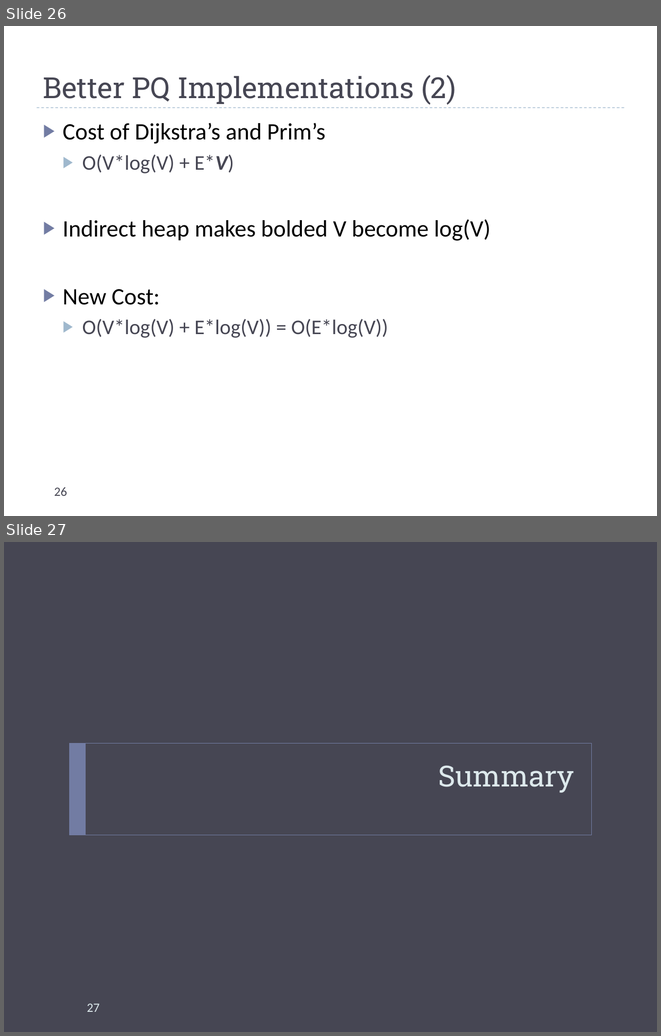
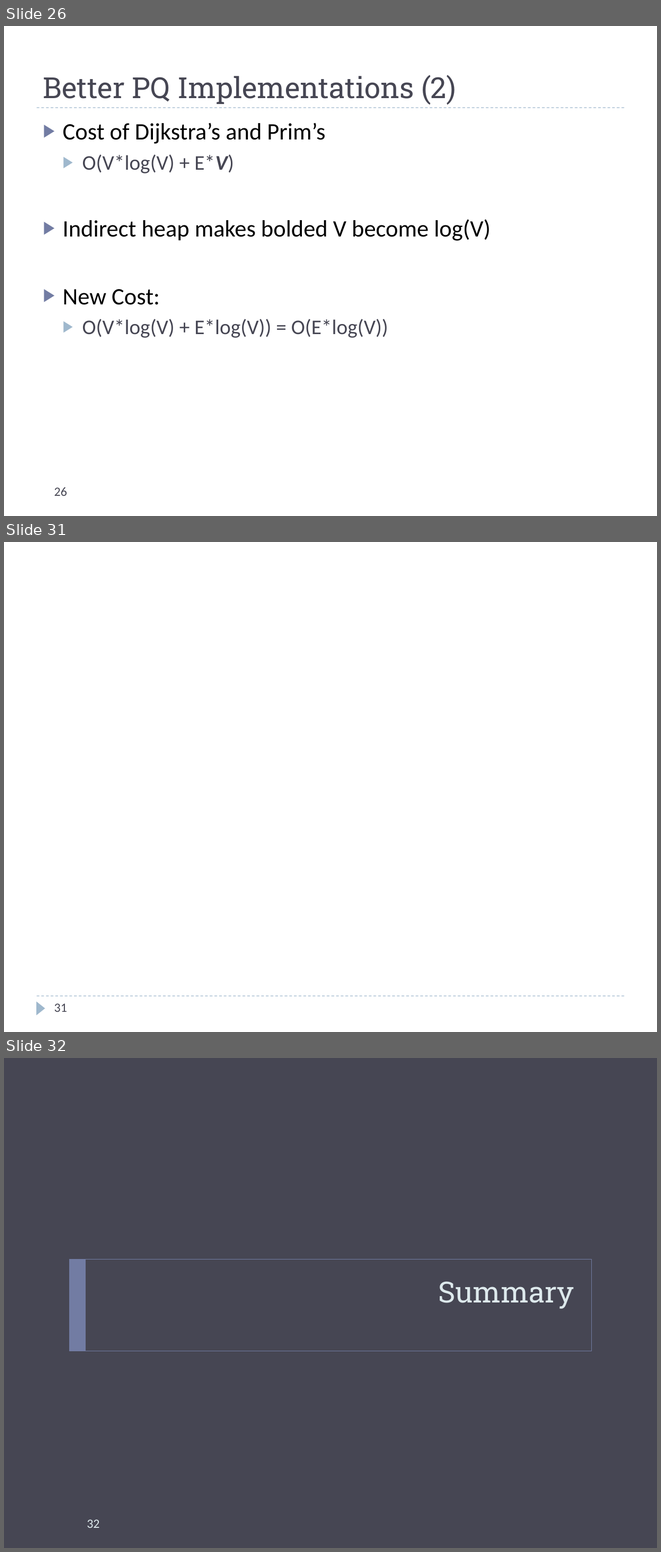
Before and after one commit to uva-cs/cs4102-s22, a slide deck: slides/cs4102_L12-dijstra-and-prim.pptx. Shown one above the other, each under a label of ours: slides 26 and 27 before the commit, slides 26, 31 and 32 after it; the slides between them are not shown. The pictures are 661x1036 and 661x1552 pixels, drawn with LibreOffice and Linux fonts; fonts in the diff are those of the drawing. Boxes give left, top, right and bottom in pixels: in the first picture for what was removed or moved away, otherwise in the second. Text is boxed around its words. In the diff, an @@ line names an element or a change of style, - is before the commit and + after.

```diff
--- a/slides/cs4102_L12-dijstra-and-prim.pptx
+++ b/slides/cs4102_L12-dijstra-and-prim.pptx
@@ slide 31 added at [4, 542, 657, 1032], background #FFFFFF @@
@@ line added from (37, 996) to (624, 996), #9FB8CD 0.75 pt dashed @@
@@ triangle added at [37, 1001, 45, 1015], fill #9FB8CD @@
@@ page number added at [54, 1003, 67, 1012], 14 pt, text #464653 @@
+31
@@ what was slide 27 is now slide 32 @@
@@ page number at [87, 1519, 99, 1528]: text changed @@
-27
+32
```
Also in this commit, not shown: 1 slide changed, 4 other slides added, 1 other file.
